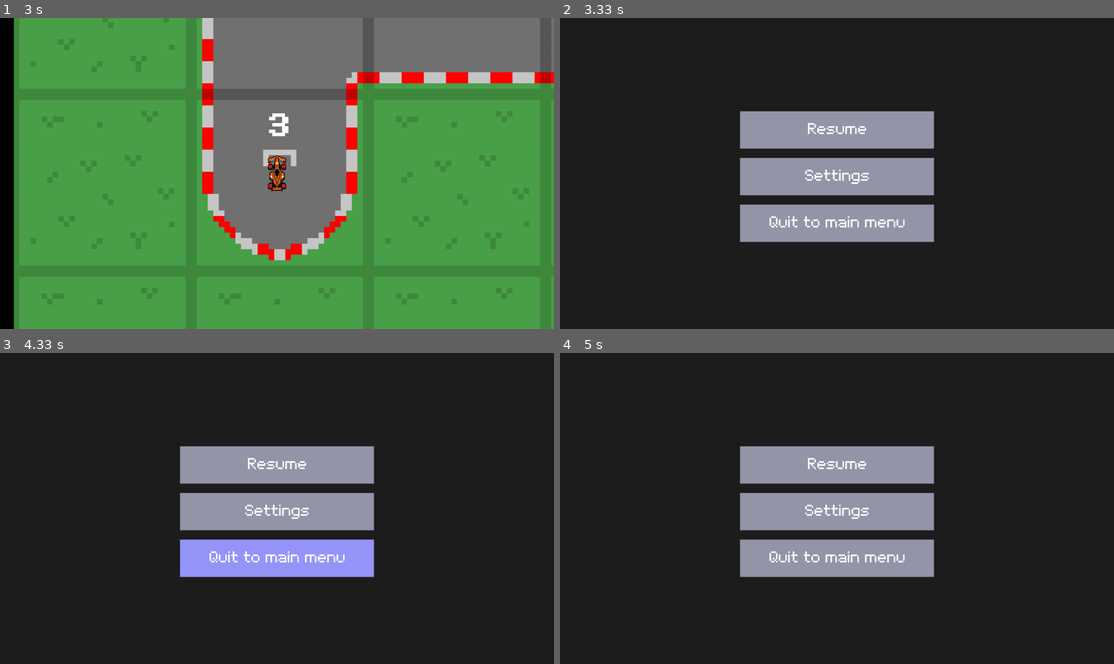
Above: before the commit, frames 1-4 (two rows, left to right).
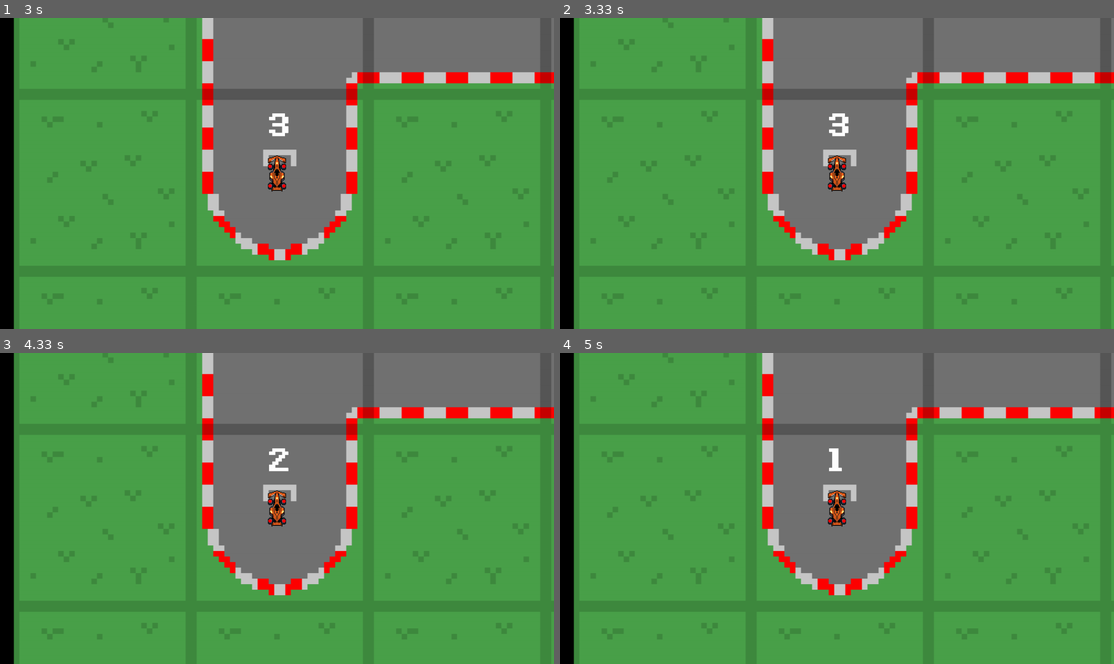
Above: after the commit, the same moments.

Repository: Tony2213-1/Final-project---RaceMaster25
Game: pygame game, started from import pygame_new.py
The game is run twice, just before and just after one commit, with the same random seed, the same clock (stepped at 60 frames per second) and the same inputs.
Inputs (mouse positions are in pixels of both pictures, inside the frame that each line leads up to):
- Up to frame 1 (3 s): click (277, 173) at 0.38 s; click "Audio" at 0.72 s; click (349, 89) at 1.05 s; click "Audio" at 1.95 s; click (421, 58) at 2.28 s; click "Start Game" at 2.62 s; click "A01" at 2.95 s
- Up to frame 2 (3.33 s): hold Esc from 3.23 s (still down); move the mouse to (698, 248) at 3.27 s
- Up to frame 3 (4.33 s): release Esc at 3.77 s; click (216, 477) at 3.85 s; hold Esc from 4.13 s (still down); move the mouse to (354, 548) at 4.17 s
- Up to frame 4 (5 s): release Esc at 4.67 s; click (637, 583) at 4.75 s

Frame 1 is identical in both runs. In frame 2, 100% of the frame differs, in the area x 0-100%, y 0-100%; in frame 3, 100%; in frame 4, 100%.

Commit message:
udpate 0.5.2
the timer doesnt run when in game menu

Diff:
--- a/import pygame_new.py
+++ b/import pygame_new.py
@@ -235,8 +235,8 @@
         self.best_times = load_best_times()
         self.best_time = self.best_times.get(level_name, None)
         self.difference = 0
-
-
+        self.pause_time = None
+        self.paused_duration = 0
 
     def Update(self):
         current_time = time.time()
@@ -244,11 +244,14 @@
             self.start_time = current_time
 
     def GetTime(self):
-        if self.start_time == 0:
+        if self.start_time is None:
             return 0
         if self.end_time:
-            return self.end_time - self.start_time
-        return time.time() - self.start_time
+            return self.end_time - self.start_time - self.paused_duration
+        now = time.time()
+        if self.pause_time:
+            return self.pause_time - self.start_time - self.paused_duration
+        return now - self.start_time - self.paused_duration
 
     def Draw(self, screen):
 
@@ -305,10 +308,21 @@
         self.start_time = None
         self.end_time = None
         self.finished = False
+        self.pause_time = None
+        self.paused_duration = 0
+
+    def Pause(self):
+        if self.pause_time is None:
+            self.pause_time = time.time()
+
+    def Resume(self):
+        if self.pause_time is not None:
+            self.paused_duration += time.time() - self.pause_time
+            self.pause_time = None
 
     def TimerUpdate(self):
+
         self.Update()
-
         self.CheckFinish(car, track)
         if self.finished:
             self.BestTime()
@@ -340,7 +354,6 @@
 
 car = Car()
 player = pygame.sprite.GroupSingle()
-
 player.add(car)
 clock = pygame.time.Clock()
 timer = Timer()
@@ -369,6 +382,7 @@
 def BackToTrackPlay():
     global game_state
     game_state = STATE_PLAYING
+    timer.Resume()
 
 def TrackPlay():
     global game_state, timer, car, track
@@ -406,6 +420,7 @@
 
 def GameMenu():
     global game_state, game_menu_buttons
+    timer.Pause()
     game_state = STATE_INGAME_MENU
     game_menu_buttons = [
         Button(0.325, 0.3, 0.35, 0.12, (150, 150, 170), (150, 150, 250), "Resume", BackToTrackPlay),
@@ -461,9 +476,11 @@
         if keys[pygame.K_DELETE]:
             car.Reset()
             timer.Reset()
-        if keys[pygame.K_ESCAPE]:
-
-            GameMenu()
+        if keys[pygame.K_ESCAPE] and timer.start_time != None:
+            if game_state == STATE_PLAYING:
+                GameMenu()
+            elif game_state == STATE_INGAME_MENU:
+                BackToTrackPlay()
 
         offset_x = car.camera_x - window_width / 2
         offset_y = car.camera_y - window_height / 2
@@ -475,7 +492,12 @@
             player.update()
 
         car.adjust_for_terrain(track)
-        timer.TimerUpdate()
+
+        if game_state == STATE_INGAME_MENU:
+            pass
+        elif game_state == STATE_PLAYING:
+            timer.TimerUpdate()
+
         player.draw(screen)
 
 
--- a/pb_times.txt
+++ b/pb_times.txt
@@ -1,3 +1,3 @@
 {
-    "Track_A01": 6.87640905380249
+    "Track_A01": 6.53478562
 }
